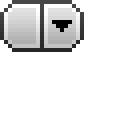
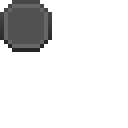
Revision of a layered 128 x 128 image; what changed, layer by layer:
added group "button_disabled" with 3 layers above "button" over (0, 0, 52, 52)
added layer "border" (2nd of 6, in "button_disabled") in group "button_disabled" over (0, 0, 52, 52)
added layer "highlight" (2nd of 6, in "button_disabled") in group "button_disabled" over (4, 4, 48, 48)
added layer "inside" (2nd of 6, in "button_disabled") in group "button_disabled" over (8, 8, 44, 44)
hid group "menu_header" (4 layers) over (0, 0, 84, 52)
